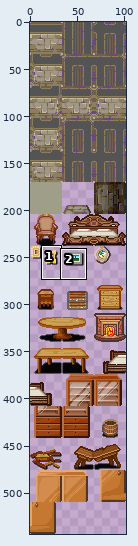
One commit to this sprite sheet: sleeperProject/sleeper/src/main/assets/tileset/walls_stone.png. The first picture is a wide view before the edit; the outline marks the close-up.
Close-up. The starting point:
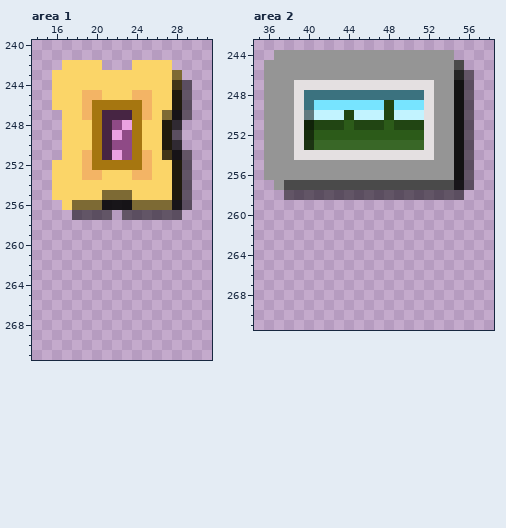
The file is 102x544 pixels. Colours within 5 levels of each other are drawn and written as one. Shown: area 1: x 14..31, y 240..271; area 2: x 35..58, y 243..271. The commit also changed other parts of the picture, which this record leaves out.
After:
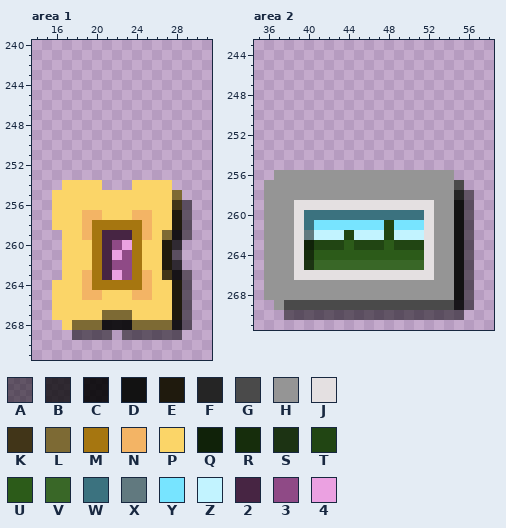
Palette (. is transparent): A #00000080  B #000000c0  C #000000e0  D #121212  E #1f1a0d  F #252525  G #4a4a4a  H #959595  J #e4e0e1  K #413518  L #7d6a34  M #a67610  N #f3b465  P #fbd568  Q #102209  R #162d0c  S #1c3313  T #214513  U #2c5b19  V #396727  W #3b727f  X #61797f  Y #77e4ff  Z #c2f3ff  2 #472543  3 #8f4a86  4 #eba1e1
The exact change:
Changed rows in their new state; - is an unchanged pixel.
Area 1:
first column x 16:
242 -....---....--
243 .............-
244 ..............
245 ..............
246 ..............
247 -.............
248 -............-
249 -............-
250 -............-
251 -.............
252 ..............
253 ..............
254 .----...----..
255 -----PPP----L.
256 P-PPPPPPPPPPK-
257 PPPNNPPPNNPPEA
258 PPPNMMMMMNPPEA
259 -PPNM222MNPLCA
260 -PPPM234MPPEB-
261 -PPPM243MPPEA-
262 -PPPM233MPPEB-
263 -PPNM243MNPKCA
264 PPPNMMMMMNPPEA
265 PPPNNPPPNNPPEA
266 PPPPPPPPPPPPEA
267 PPPPPLLLPPPPEA
268 -PLLLCCCLLLLCA
269 --AAAA-AAAAAA-
Area 2:
first column x 36:
244 -..................--
245 ....................-
246 .....................
247 .....................
248 .....................
249 .....................
250 .....................
251 .....................
252 .....................
253 .....................
254 .....................
255 .....................
256 .------------------..
257 H-HHHHHHHHHHHHHHHHHG.
258 HHHHHHHHHHHHHHHHHHHFA
259 HHHJJJJJJJJJJJJJJHHDA
260 HHHJWWWWWWWWWWWWJHHDA
261 HHHJWYYYYYYYTYYYJHHDA
262 HHHJXZZZTZZZTZZZJHHDA
263 HHHJQTTTUTTTUTTTJHHDA
264 HHHJRUUUUUUUUUUUJHHDA
265 HHHJSVVVVVVVVVVVJHHDA
266 HHHJJJJJJJJJJJJJJHHDA
267 HHHHHHHHHHHHHHHHHHHDA
268 HHHHHHHHHHHHHHHHHHHDA
269 -HGGGGGGGGGGGGGGGGGCA
270 --AAAAAAAAAAAAAAAAAA-
Changed places in both close-ups, as pixel boxes (x1, y1, x2, y2):
changed: (52, 60, 192, 340)
changed: (264, 50, 474, 320)
